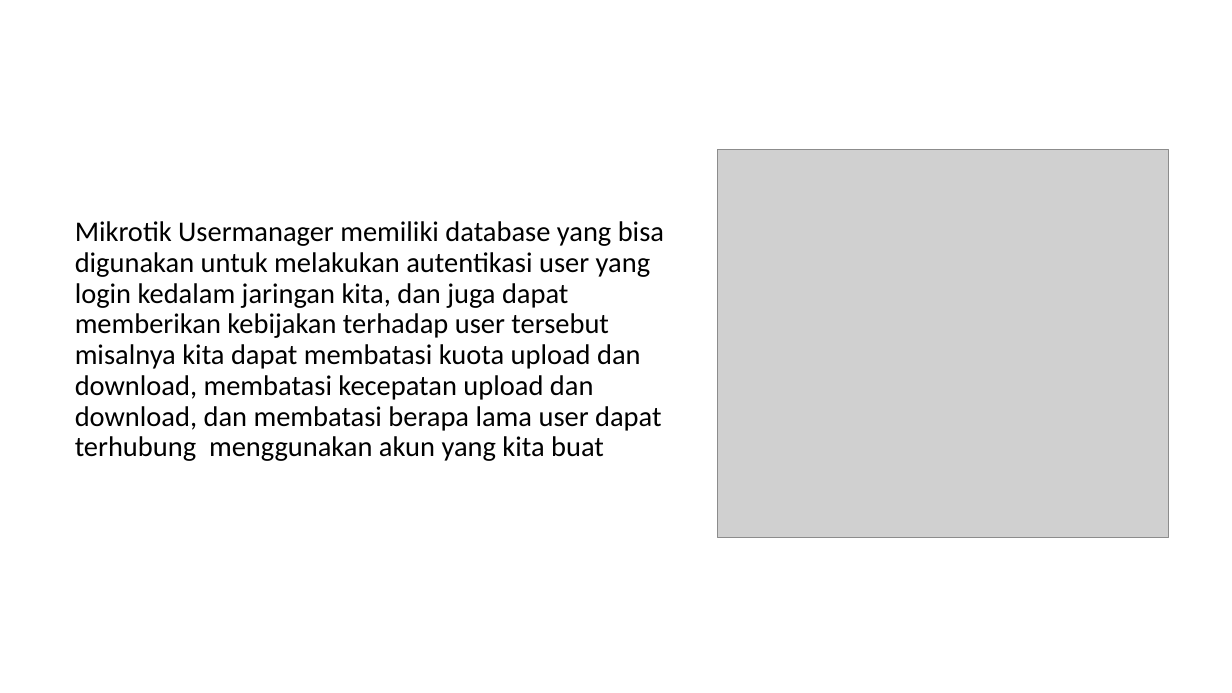
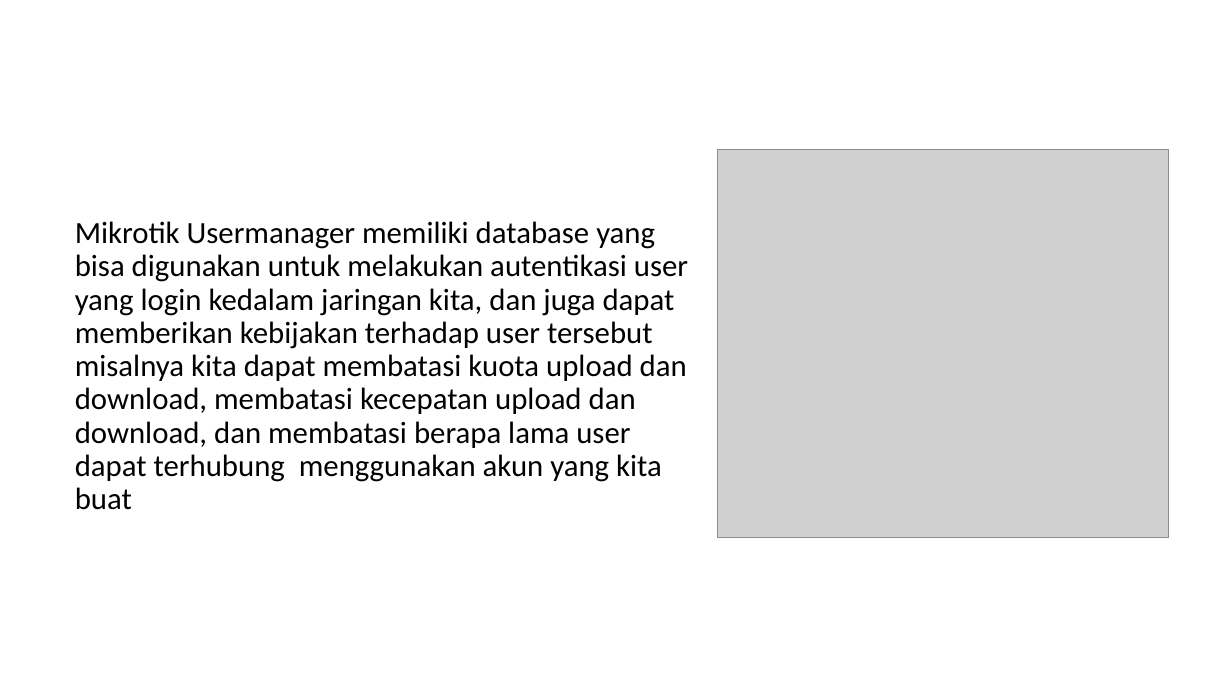
Before and after one commit to wisnushaputra/private-repo, a slide deck: slide 14 of Wisnu.pptx (slide 8 before the commit). Drawn at 1232x693 pixels with LibreOffice and Linux fonts; fonts in the diff are those of the drawing; grey boxes stand for pictures. Boxes give left, top, right and bottom in pixels: in the first picture for what was removed or moved away, otherwise in the second. Text is boxed around its words. In the diff, an @@ line names an element or a change of style, - is before the commit and + after.

```diff
--- a/Wisnu.pptx
+++ b/Wisnu.pptx
@@ text "Mikrotik Usermanager memiliki database yang ..." at [75,221,688,482]: size 22.2 to 24 pt @@
```
Also in this commit, not shown: 4 other slides changed, 7 slides added, 1 slide removed, 1 other file.
